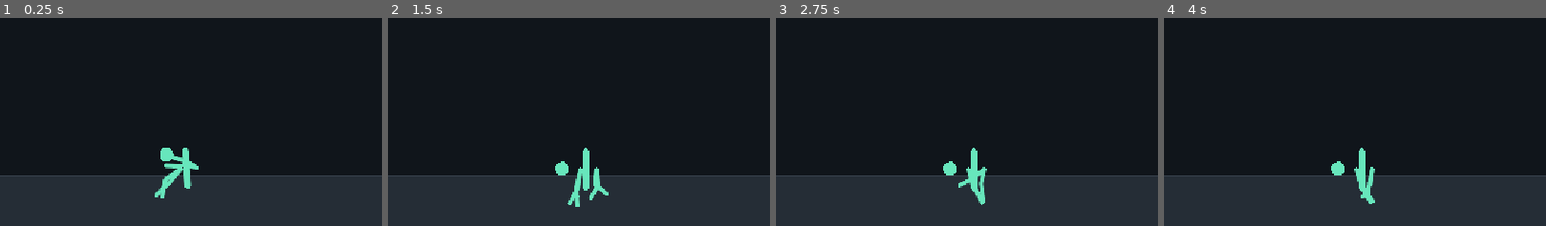
Above: before the commit, frames 1-4 (left to right).
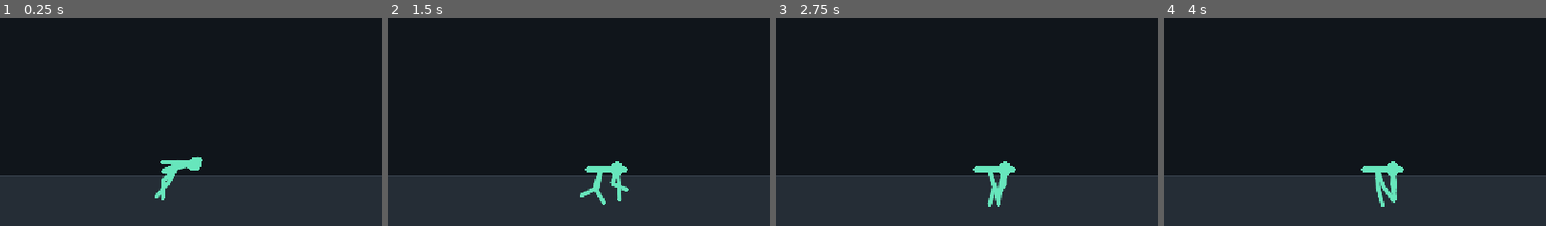
Above: after the commit, the same moments.

Repository: divanburke/ShadowSwap
Game: Godot game, scene res://main.tscn
The game is run twice, just before and just after one commit, with the same random seed, the same clock (stepped at 60 frames per second) and the same inputs.
Inputs:
- Up to frame 1 (0.25 s): no input
- Up to frame 2 (1.5 s): hold D 0.53-1.28 s; hold J 0.53-1.28 s; hold S from 1.28 s (still down); tap J at 1.35 s
- Up to frame 3 (2.75 s): release S at 2.03 s; hold D from 2.03 s (still down); hold J from 2.03 s (still down)
- Up to frame 4 (4 s): release D at 2.78 s; release J at 2.78 s; hold W 2.78-3.53 s; tap J at 2.85 s; hold A from 3.53 s (still down); hold J from 3.53 s (still down)
The pictures show only the part of the screen within x 29-79%, y 50-100%; the shares and areas given below are measured in that part.

The runs differ from the first frame. In frame 1, 1.0% of the frame differs, in the area x 40-53%, y 62-88%; in frame 2, 1.8%, in the area x 43-63%, y 62-91%; in frame 3, 1.8%; in frame 4, 1.7%.

Commit message:
Fix ragdoll joint attachment and torso alignment

Diff:
--- a/scripts/fighter.gd
+++ b/scripts/fighter.gd
@@ -271,7 +271,12 @@
 	)
 
 	# Add joints after all bodies exist so their paths are valid.
-	make_pin_joint(torso, head, torso_position + HEAD_OFFSET + Vector2(0.0, 15.0), 0.0)
+	make_pin_joint(
+		torso,
+		head,
+		torso_position + Vector2(0.0, -TORSO_HEIGHT * 0.5),
+		0.0
+	)
 
 	make_pin_joint(torso, right_upper, shoulder, 0.0)
 	make_pin_joint(torso, left_upper, shoulder, 0.0)
@@ -437,10 +442,15 @@
 func make_pin_joint(body_a, body_b, world_position, joint_softness):
 	var joint = PinJoint2D.new()
 	joint.global_position = world_position
-	joint.node_a = body_a.get_path()
-	joint.node_b = body_b.get_path()
+	add_child(joint)
+
+	# All physics pieces are siblings under this controller. Resolve paths
+	# from the joint itself so the constraint always points at the intended
+	# bodies.
+	joint.node_a = joint.get_path_to(body_a)
+	joint.node_b = joint.get_path_to(body_b)
 	joint.softness = joint_softness
-	add_child(joint)
+	joint.disable_collision = true
 
 
 func _physics_process(delta):
@@ -834,7 +844,7 @@
 
 	var color = MINT_GREEN
 
-	draw_segment(
+	draw_vertical_segment(
 		parts["Torso"],
 		TORSO_HEIGHT,
 		TORSO_WIDTH * 0.46,
@@ -923,6 +933,19 @@
 		)
 
 
+func draw_vertical_segment(body, length, width, color):
+	var direction = Vector2.UP.rotated(body.rotation)
+	var a = to_local(body.global_position - direction * length * 0.5)
+	var b = to_local(body.global_position + direction * length * 0.5)
+
+	draw_pill(
+		a,
+		b,
+		width,
+		color
+	)
+
+
 func draw_segment(body, length, width, color):
 	var endpoints = segment_endpoints(body, length)
 	var a = to_local(endpoints[0])
